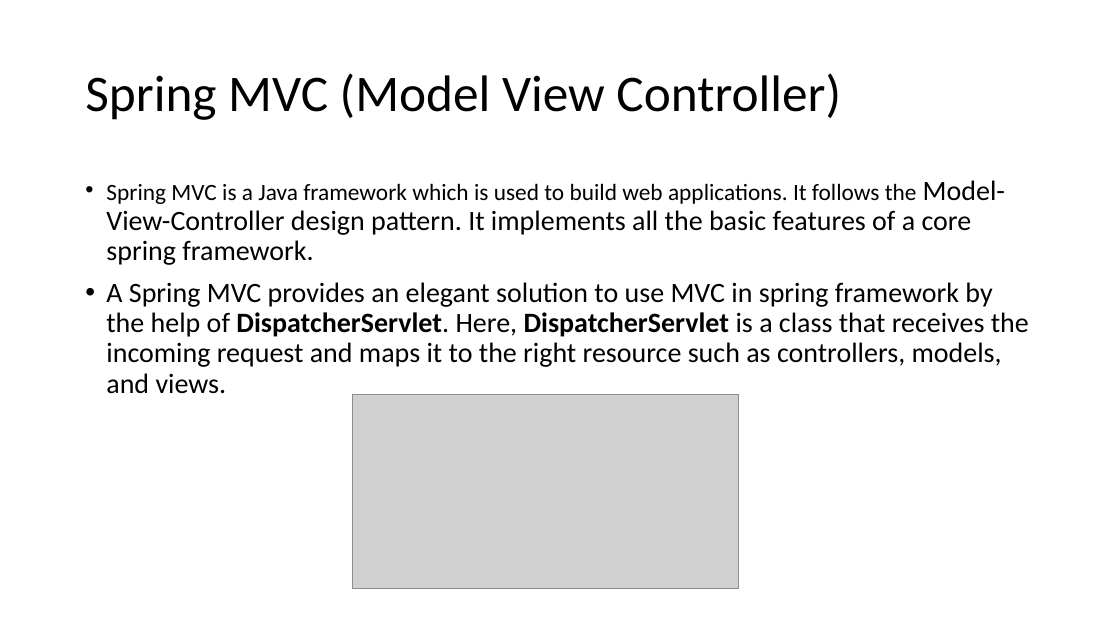
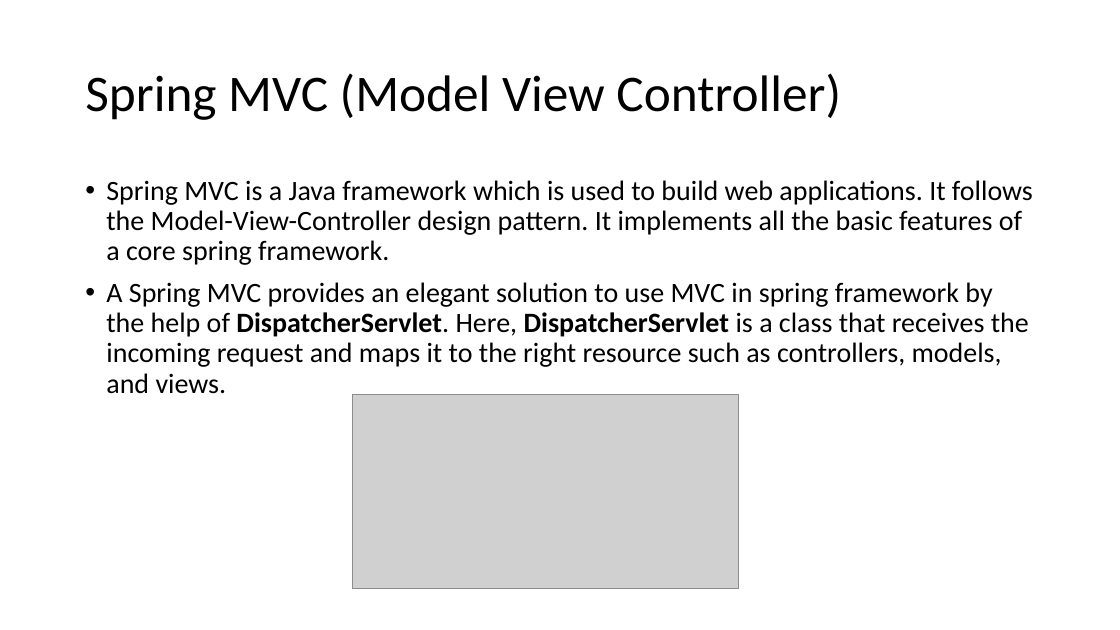
Before and after one commit to eNtrozx/todosys, a slide deck: slide 13 of Presentation.pptx. Drawn at 1120x630 pixels with LibreOffice and Linux fonts; fonts in the diff are those of the drawing; grey boxes stand for pictures. Boxes give left, top, right and bottom in pixels: in the first picture for what was removed or moved away, otherwise in the second. Text is boxed around its words. In the diff, an @@ line names an element or a change of style, - is before the commit and + after.

```diff
--- a/Presentation.pptx
+++ b/Presentation.pptx
@@ text at [106,180,1033,265]: size 20 to 24 pt in "Spring MVC is a Java framework which ..." @@
```
Also in this commit, not shown: 11 other slides changed.
